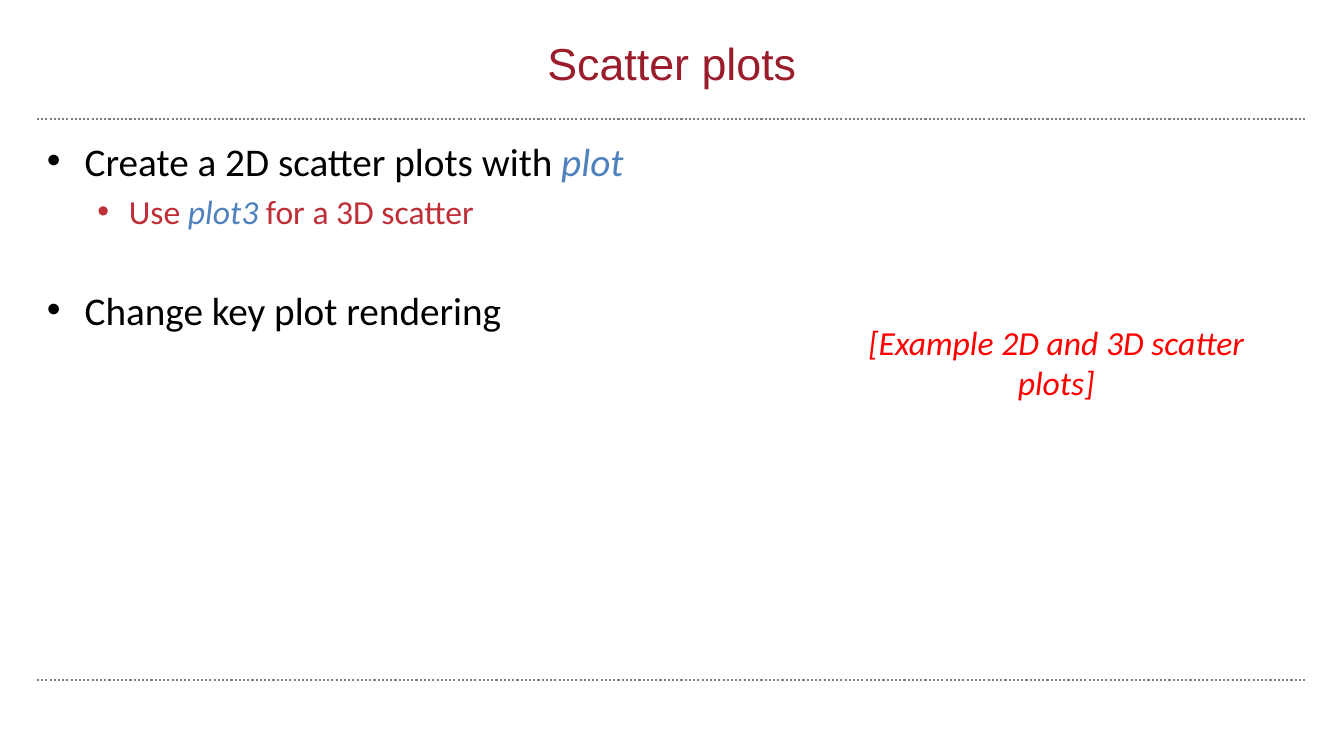
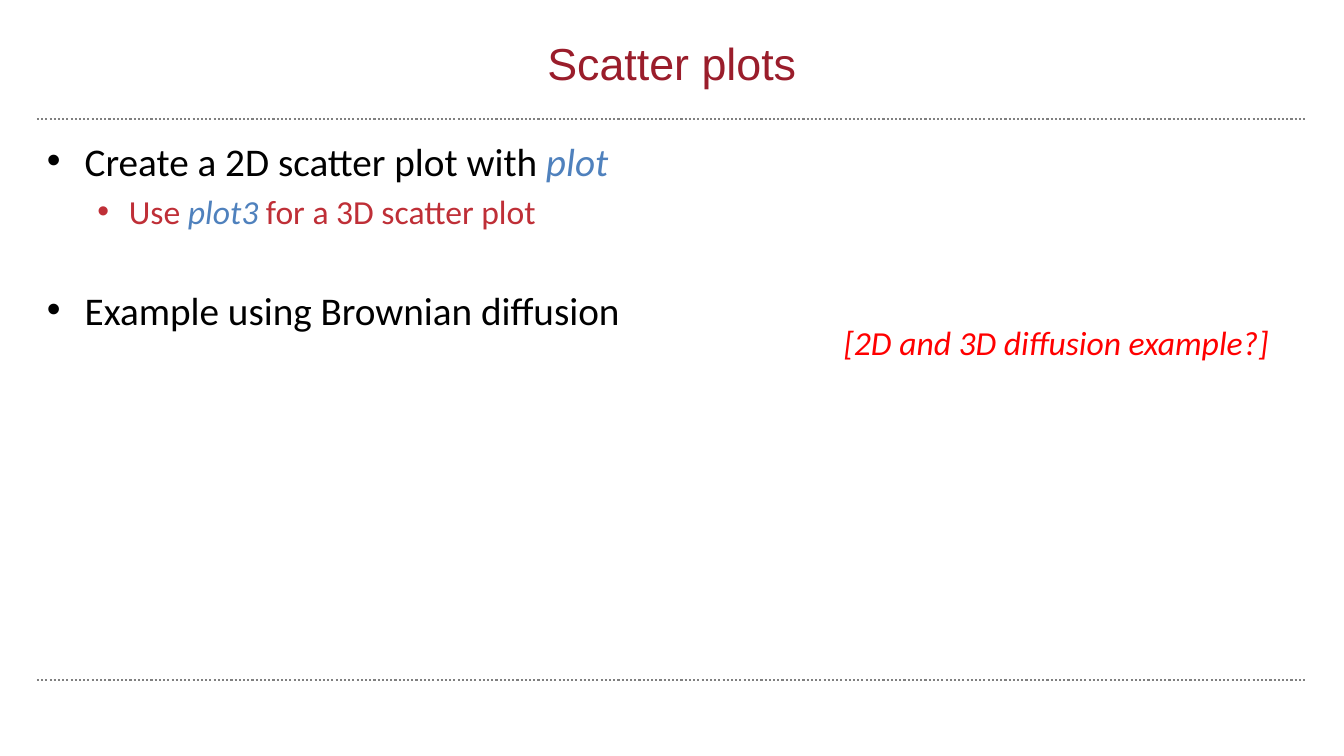
Before and after one commit to wbif-bristol/MATLAB-course, a slide deck: slide 11 of Session 4 - Figures and plotting/MATLAB Session 4.pptx. Drawn at 1344x756 pixels with LibreOffice and Linux fonts; fonts in the diff are those of the drawing; background and template pictures are left out. Boxes give left, top, right and bottom in pixels: in the first picture for what was removed or moved away, otherwise in the second. Text is boxed around its words. In the diff, an @@ line names an element or a change of style, - is before the commit and + after.

```diff
--- a/Session 4 - Figures and plotting/MATLAB Session 4.pptx
+++ b/Session 4 - Figures and plotting/MATLAB Session 4.pptx
@@ text at (x1=85, y1=148, x2=619, y2=332): text changed @@
-• Create a 2D scatter plots with plot
-  • Use plot3 for a 3D scatter
-• Change key plot rendering
+• Create a 2D scatter plot with plot
+  • Use plot3 for a 3D scatter plot
+• Example using Brownian diffusion
@@ text at (x1=844, y1=330, x2=1269, y2=361): text changed @@
-[Example 2D and 3D scatter plots]
+[2D and 3D diffusion example?]
```
Also in this commit, not shown: 2 other slides changed, 1 slide added, 1 other file.
